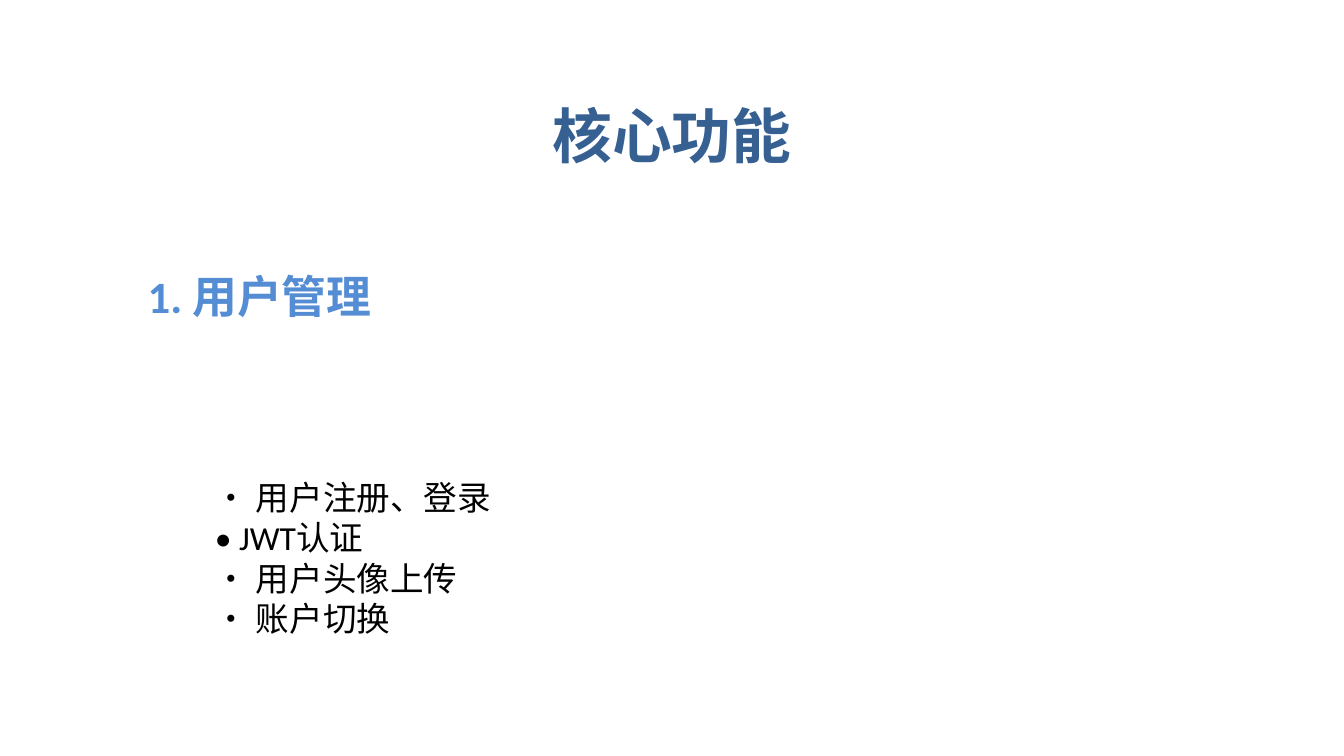
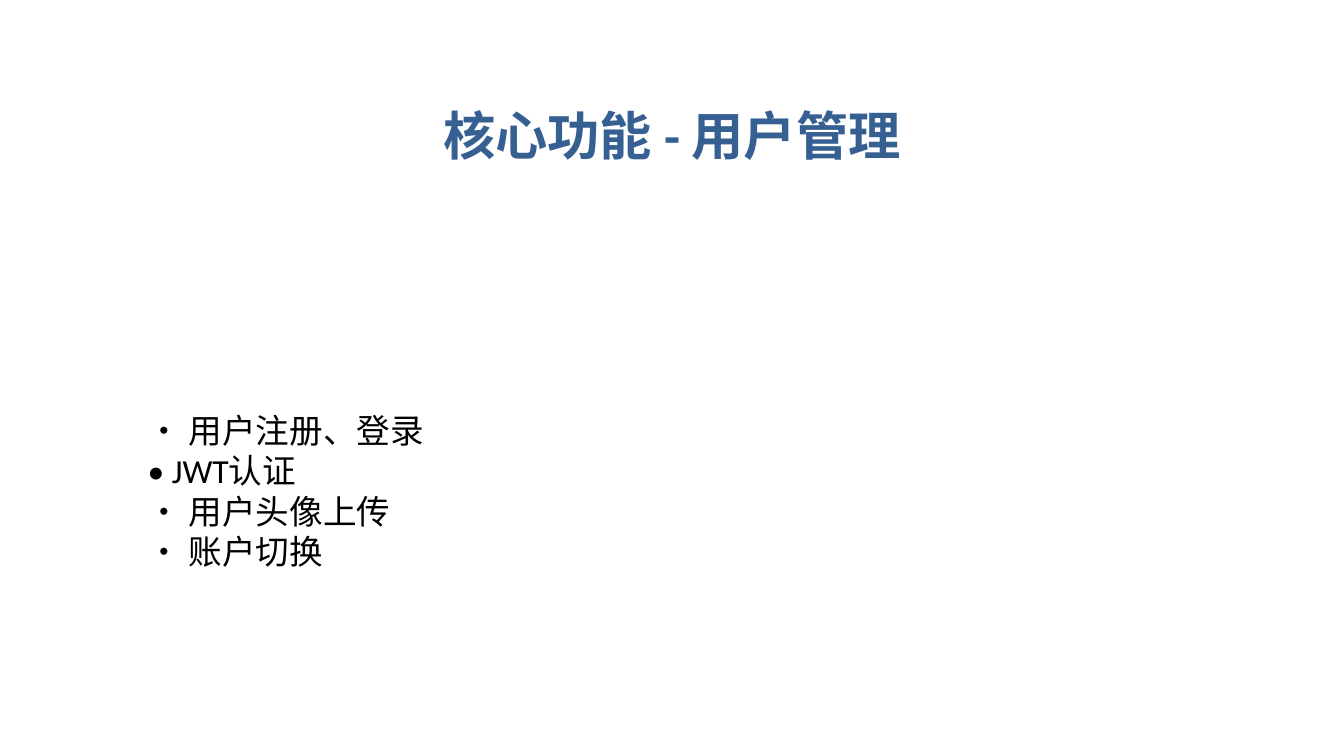
Before and after one commit to nidhaggur/NotMatters, a slide deck: slide 5 of NotMatters_Presentation.pptx. Drawn at 1344x756 pixels with LibreOffice and Linux fonts; fonts in the diff are those of the drawing. Boxes give left, top, right and bottom in pixels: in the first picture for what was removed or moved away, otherwise in the second. Text is boxed around its words. In the diff, an @@ line names an element or a change of style, - is before the commit and + after.

```diff
--- a/NotMatters_Presentation.pptx
+++ b/NotMatters_Presentation.pptx
@@ text at <box>443,110,901,160</box>: text changed; size 32 to 28 pt @@
-核心功能
+核心功能 - 用户管理
@@ text "• 用户注册、登录 • JWT认证 • ...": place and size @@
-text "• 用户注册、登录 • JWT认证 • ..." at <box>239,481,491,634</box>
+text "• 用户注册、登录 • JWT认证 • ..." at <box>172,414,424,567</box>
@@ text removed at <box>148,274,371,317</box> @@
-1. 用户管理
```
Also in this commit, not shown: 17 other slides changed, 1 slide removed, 1 other file.
